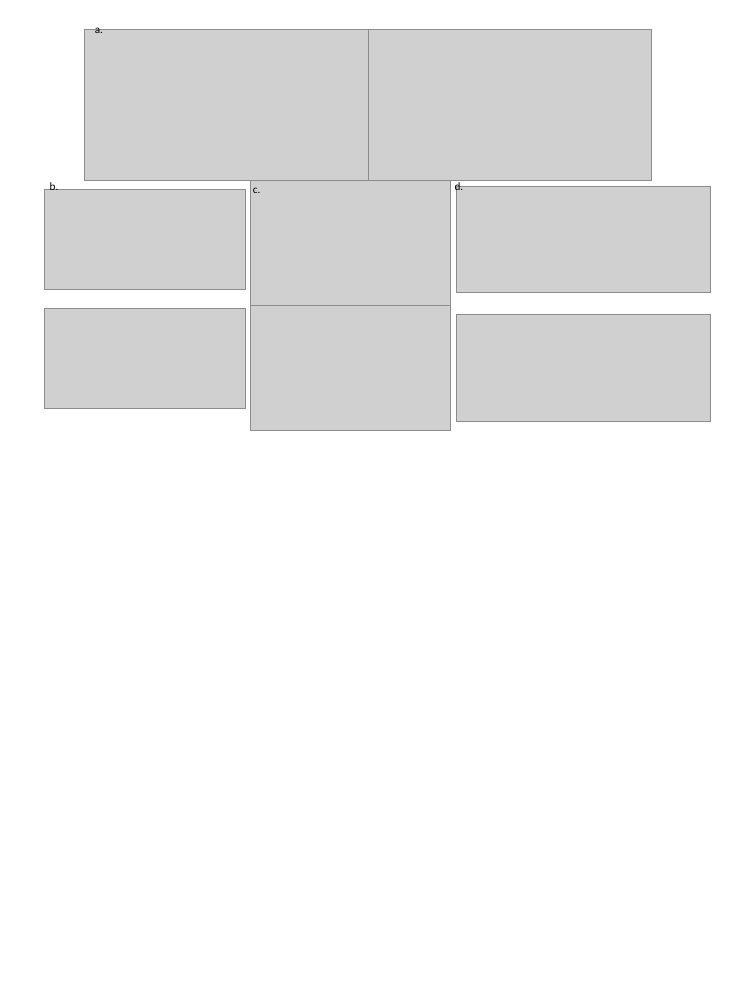
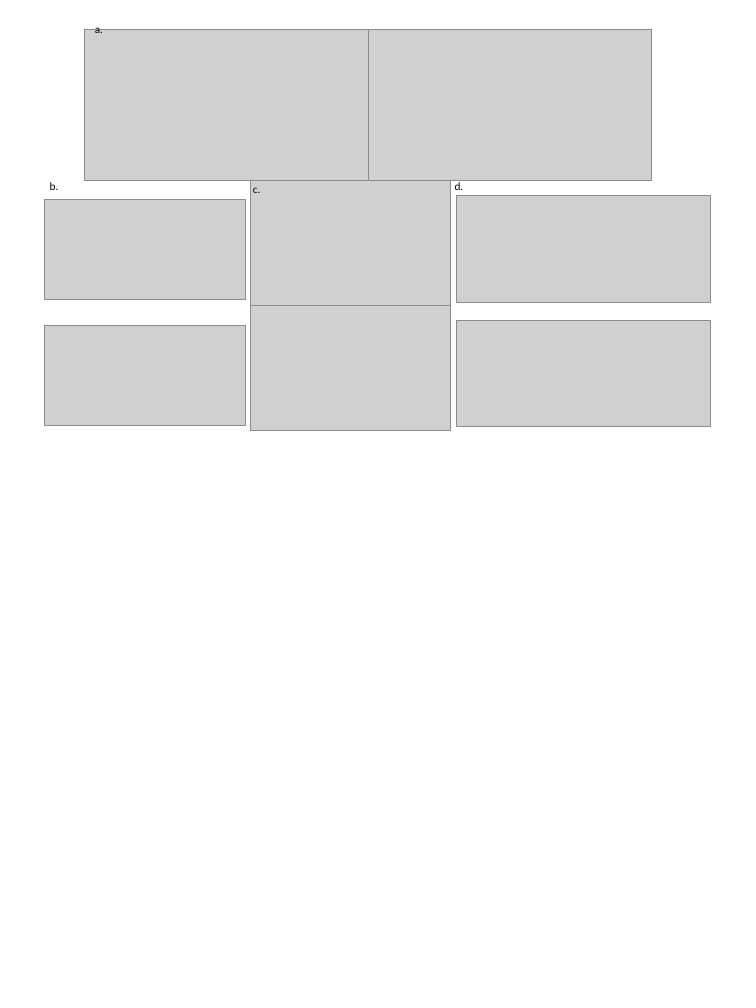
Before and after one commit to Mangul-Lab-USC/review-technology-dictates-algorithms, a slide deck: slide 2 of multi_panel/Figure2.pptx. Drawn at 756x1008 pixels with LibreOffice and Linux fonts; fonts in the diff are those of the drawing; grey boxes stand for pictures. Boxes give left, top, right and bottom in pixels: in the first picture for what was removed or moved away, otherwise in the second. Text is boxed around its words. In the diff, an @@ line names an element or a change of style, - is before the commit and + after.

```diff
--- a/multi_panel/Figure2.pptx
+++ b/multi_panel/Figure2.pptx
@@ picture: place and size @@
-picture at <box>45,190,246,289</box>
+picture at <box>45,200,246,299</box>
@@ picture: place and size @@
-picture at <box>456,186,711,292</box>
+picture at <box>456,196,711,301</box>
@@ picture: place and size @@
-picture at <box>45,308,246,408</box>
+picture at <box>45,326,246,425</box>
@@ picture: place and size @@
-picture at <box>456,314,711,420</box>
+picture at <box>456,321,711,426</box>
```
Also in this commit, not shown: 1 other slide changed, 35 other files.
